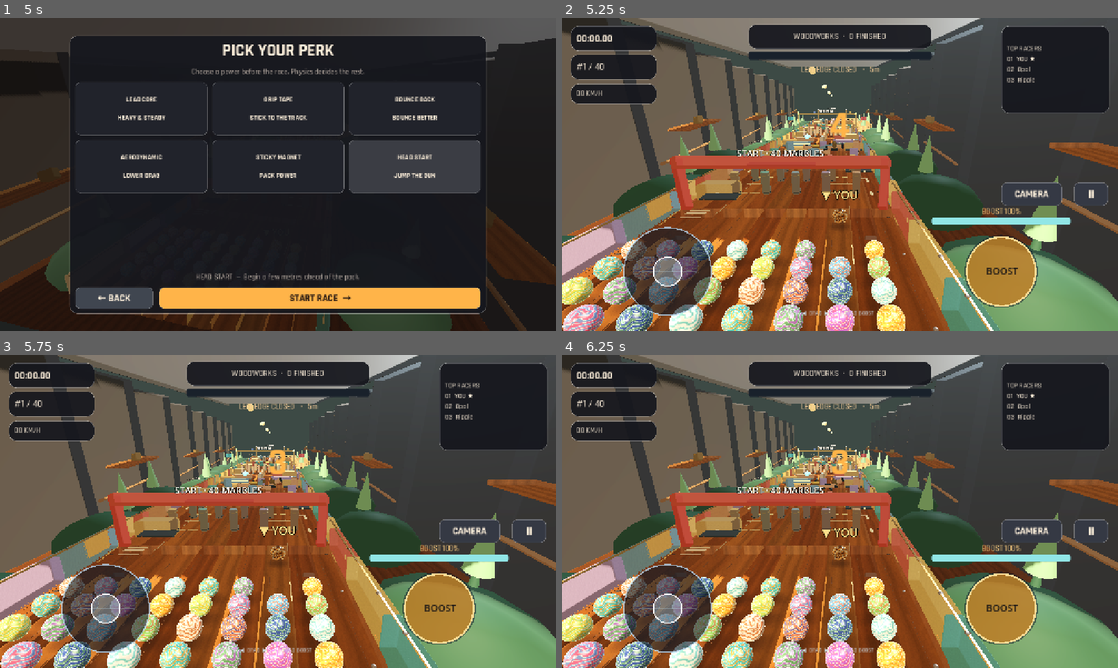
Above: before the commit, frames 1-4 (two rows, left to right).
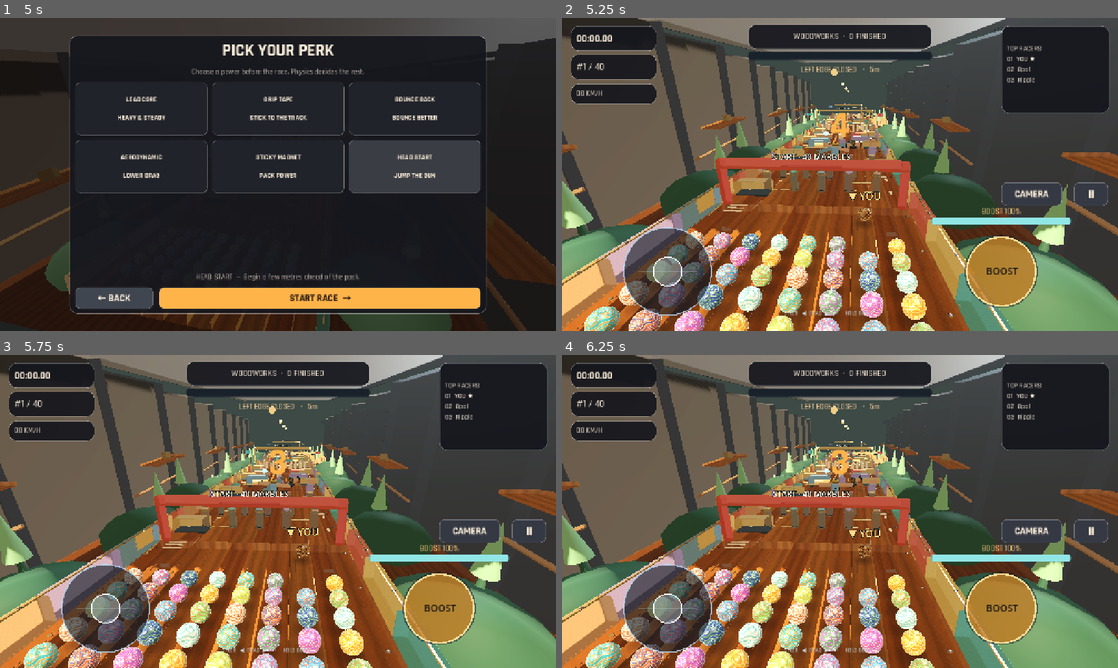
Above: after the commit, the same moments.

Repository: dbrckk/Marble-race-
Game: Godot game, scene res://scenes/main.tscn
Same seed, same stepped clock (60 frames per second), same inputs: the game is played once before the commit and once after it.
Inputs (mouse positions are in pixels of both pictures, inside the frame that each line leads up to):
- Up to frame 1 (5 s): click "STEERING: NORMAL" at 0.5 s; click "01 WOODWORKS | NEW" at 1.25 s; click "01 WOODWORKS | NEW" at 2 s; click "RACE SELECTED COURSE →" at 2.75 s; click "HEAD START JUMP THE GUN" at 3.5 s; click "HEAD START JUMP THE GUN" at 4.25 s
- Up to frame 2 (5.25 s): click "START RACE →" at 5 s
- Up to frame 3 (5.75 s): no input
- Up to frame 4 (6.25 s): tap Enter at 5.75 s; move the mouse to (962, 495) at 5.77 s; hold Right from 5.78 s (still down); tap C at 5.85 s; click (962, 495) at 5.92 s; tap Space at 6.02 s

Frame 1 is identical in both runs. In frame 2, 40% of the frame differs, in the area x 0-100%, y 0-100%; in frame 3, 40%; in frame 4, 40%.

Commit message:
v1.19: predictive frame-independent racing camera, collision-weighted shake and identifiable obstacles

Diff:
--- a/scripts/game.gd
+++ b/scripts/game.gd
@@ -18,6 +18,7 @@
 const ObstacleFinish = preload("res://scripts/obstacle_finish.gd")
 const TrackSurface = preload("res://scripts/track_surface.gd")
 const TrackPath = preload("res://scripts/track_path.gd")
+const RaceFeedback = preload("res://scripts/race_feedback.gd")
 const ShortcutRoute = preload("res://scripts/shortcut_route.gd")
 const Career = preload("res://scripts/career.gd")
 const BestGhost = preload("res://scripts/best_ghost.gd")
@@ -638,6 +639,7 @@
             var size := Vector3(0.91,1.37,1.25)
             var block := _box(parent, Vector3(x,height_at(z)+0.67,z),
                 size,_lacquer(gate_color),true,true)
+            block.name = "GatePost_%02d_%02d_%02d" % [n,row,i]
             obstacle_finish.register_block(block.global_transform,size,gate_color)
     _add_spinner(parent, center_z, n)
     _swing_hammer(parent, center_z - 1.6, n)
@@ -674,6 +676,7 @@
         var size := Vector3(3.4,0.75,1.05)
         var block := _box(parent, Vector3(x,height_at(z)+0.36,z),
             size,_lacquer(slalom_color),true,true)
+        block.name = "SlalomBlock_%02d_%02d" % [n,i]
         obstacle_finish.register_block(block.global_transform,size,slalom_color)
     for i in range(3):
         var z = center_z + 2.3 - i * 3.5
@@ -905,15 +908,20 @@
     trail.emitting = false
     m.add_child(trail)
 
-func _camera_bump(_body: Node) -> void:
+func _camera_bump(body: Node) -> void:
     if not is_instance_valid(player) or race_state != "RACING":
         return
-    var impact_speed: float = player.linear_velocity.length()
-    if impact_speed < 2.2 or feedback_cooldown > 0.0:
+    if feedback_cooldown > 0.0:
         return
-    camera_shake = minf(0.14,camera_shake+impact_speed*0.005)
-    obstacle_notice = 0.46 if impact_speed > 7.0 else 0.20
-    feedback_cooldown = 0.16
+    # Rolling past a plank at 18 m/s is not an 18 m/s crash.
+    # Use the same contact classification as the spatial Foley.
+    var intensity: float = RaceFeedback.impact_intensity(
+        player.linear_velocity,body)
+    if intensity < 0.17:
+        return
+    camera_shake = minf(0.14,camera_shake+RaceFeedback.shake_strength(intensity))
+    obstacle_notice = 0.46 if intensity > 0.45 else 0.22
+    feedback_cooldown = RaceFeedback.feedback_interval(intensity)
 
 func start_race(perk_name: String) -> void:
     selected_perk = perk_name
@@ -941,6 +949,8 @@
     steer_target = 0.0
     boosting = false
     cam_mode = 0
+    camera_shake = 0.0
+    camera.set_meta("previous_jitter",Vector3.ZERO)
     _spawn_racers()
     if is_instance_valid(race_items):
         race_items.reset_round()
@@ -1124,31 +1134,37 @@
     if not is_instance_valid(camera):
         return
     if race_state == "MENU" or not is_instance_valid(player):
+        camera_shake = 0.0
+        camera.set_meta("previous_jitter",Vector3.ZERO)
         _position_intro_camera(force)
         return
-    var target = player.global_position
-    var desired: Vector3
-    var focus: Vector3
-    if cam_mode == 1:
-        desired = target + Vector3(0, 12.5, 18.0)
-        focus = target + Vector3(0, 0, -8.0)
-    elif cam_mode == 2:
-        desired = target + Vector3(0, 19.0, 2.5)
-        focus = target + Vector3(0, 0, -3.5)
-    else:
-        desired = target + Vector3(0, 6.5, 11.5)
-        focus = target + Vector3(0, 0.3, -5.5)
-    camera_shake = move_toward(camera_shake,0.0,delta*0.55)
-    camera_lookahead = camera_lookahead.lerp(
-        Vector3(clampf(player.linear_velocity.x*0.20,-1.8,1.8),0.0,
-        clampf(player.linear_velocity.z*0.27,-5.0,0.0)),minf(1.0,delta*3.0))
-    focus += camera_lookahead
-    var jitter := Vector3(sin(world_time*49.0), cos(world_time*43.0),0.0)*camera_shake
-    camera.global_position = desired if force else (camera.global_position - camera.get_meta("previous_jitter",Vector3.ZERO)).lerp(desired,min(delta*3.5,1.0))
+    # Use the centerline ahead so the racer can see approaching turns.
+    # Pure math; multiplayer does not need camera replication.
+    var ahead_x: float = track_center_at(player.global_position.z-12.0)
+    var next_gate: Dictionary = upcoming_hazard(player.global_position.z)
+    var distance: float = float(next_gate.get("distance",-1.0))
+    var pose: Dictionary = RaceFeedback.camera_pose(
+        player.global_position,player.linear_velocity,
+        ahead_x,cam_mode,boosting,distance)
+    var desired: Vector3 = pose["position"]
+    var focus: Vector3 = pose["focus"]
+    var previous_jitter: Vector3 = camera.get_meta(
+        "previous_jitter",Vector3.ZERO)
+    var follow_rate: float = lerpf(4.5,6.0,float(pose["pace"]))
+    var step: float = RaceFeedback.smooth_factor(delta,follow_rate)
+    var base: Vector3 = camera.global_position-previous_jitter
+    camera.global_position = desired if force else base.lerp(desired,step)
+    var focus_step: float = RaceFeedback.smooth_factor(delta,7.0)
+    camera_lookahead = focus if force else camera_lookahead.lerp(
+        focus,focus_step)
+    camera_shake *= exp(-clampf(delta,0.0,0.12)*9.5)
+    var jitter := Vector3(sin(world_time*52.0),
+        cos(world_time*47.0),0.0)*camera_shake
     camera.global_position += jitter
     camera.set_meta("previous_jitter",jitter)
-    camera.look_at(focus, Vector3.UP)
-    camera.fov = lerpf(camera.fov,clampf(62.0+player.linear_velocity.length()*0.48,64.0,76.0),minf(1,delta*2.8))
+    camera.look_at(camera_lookahead,Vector3.UP)
+    camera.fov = lerpf(camera.fov,float(pose["fov"]),
+        RaceFeedback.smooth_factor(delta,4.4))
 
 func _position_intro_camera(force: bool) -> void:
     var target = Vector3(6.5, 12.6, 22.0)
